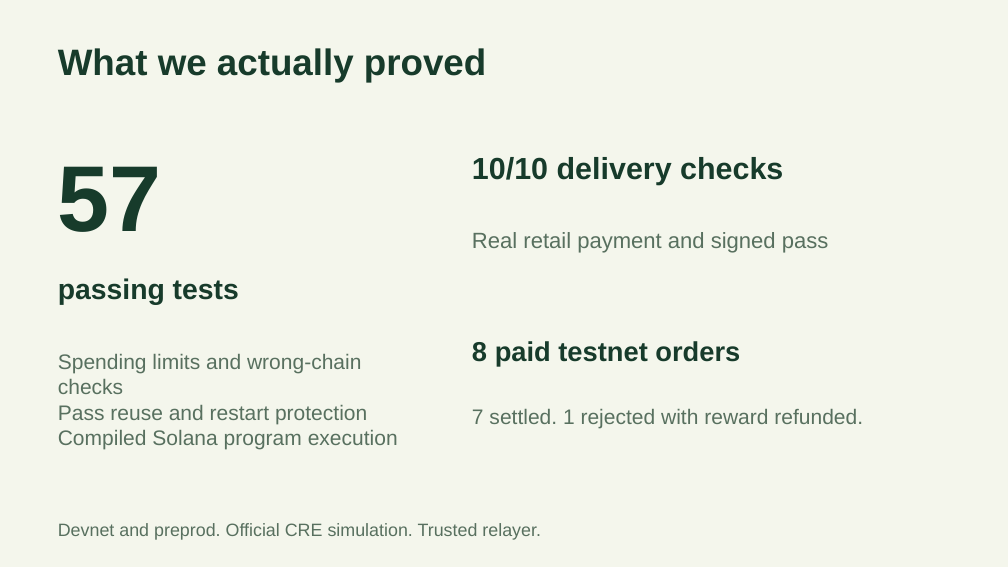
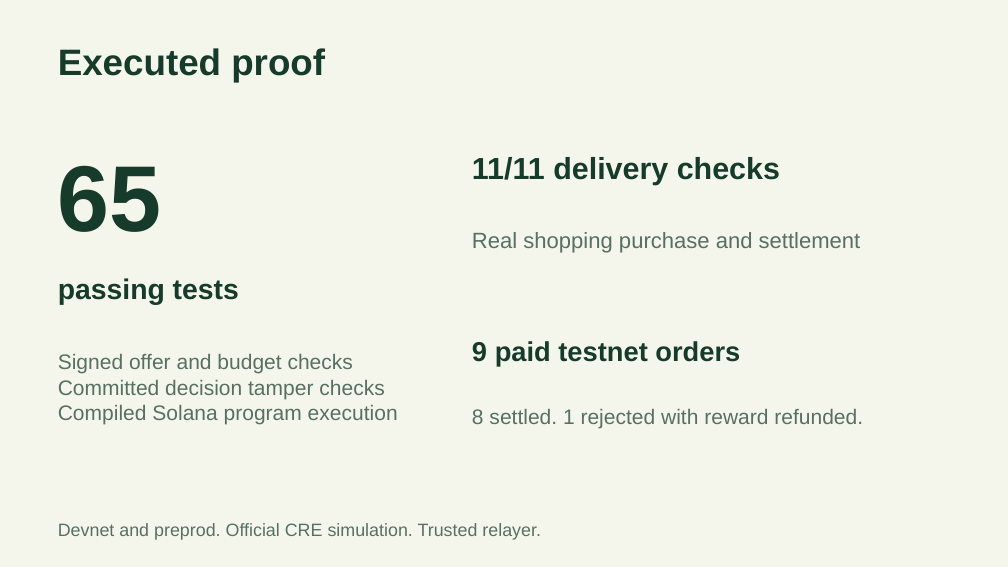
Before and after one commit to OYLabsAI/oy-orders, a slide deck: slide 5 of output/OY-Orders-pitch.ppt. Drawn at 1008x567 pixels with LibreOffice and Linux fonts; fonts in the diff are those of the drawing. Boxes give left, top, right and bottom in pixels: in the first picture for what was removed or moved away, otherwise in the second. Text is boxed around its words. In the diff, an @@ line names an element or a change of style, - is before the commit and + after.

Commit message:
Add budget-bound shopping mission with independently verified offer selection

```diff
--- a/output/OY-Orders-pitch.ppt
+++ b/output/OY-Orders-pitch.ppt
@@ text at [58,48,325,83]: text changed @@
-What we actually proved
+Executed proof
@@ text at [58,165,162,232]: text changed @@
-57
+65
@@ text at [472,157,780,185]: text changed @@
-10/10 delivery checks
+11/11 delivery checks
@@ text at [472,232,861,253]: text changed @@
-Real retail payment and signed pass
+Real shopping purchase and settlement
@@ text at [58,354,384,399]: text changed @@
-Spending limits and wrong-chain checks
-Pass reuse and restart protection
+Signed offer and budget checks
+Committed decision tamper checks
@@ text at [472,341,740,366]: text changed @@
-8 paid testnet orders
+9 paid testnet orders
@@ text at [472,409,863,429]: text changed @@
-7 settled. 1 rejected with reward refunded.
+8 settled. 1 rejected with reward refunded.
```
Also in this commit, not shown: 3 other slides changed, 2 slides added, 2 slides removed, 33 other files.
